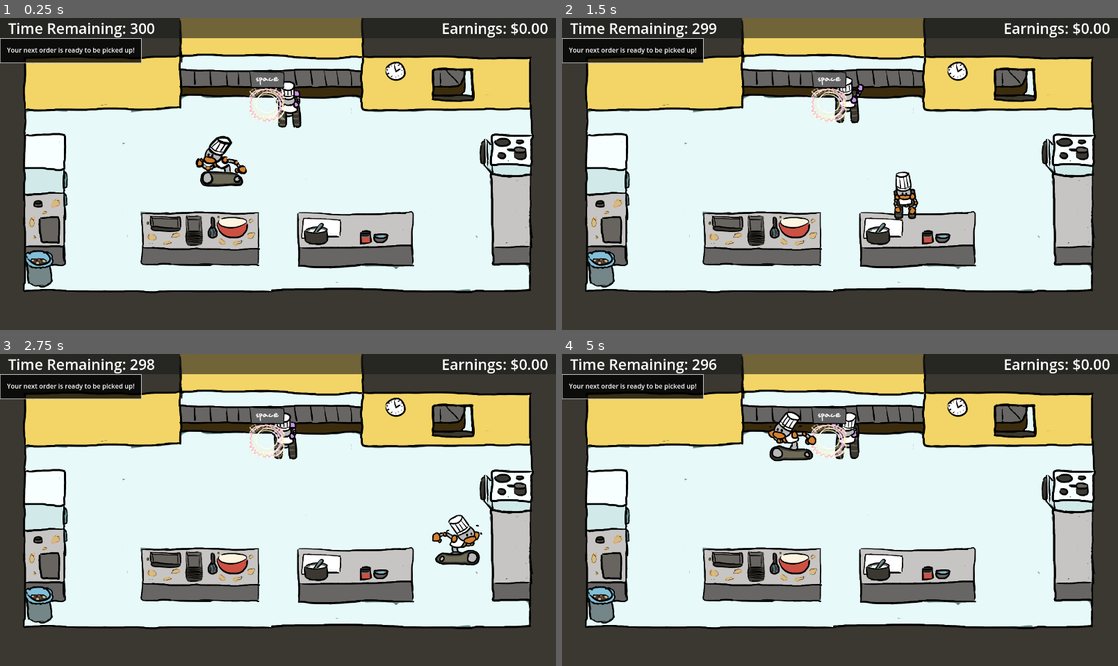
Above: before the commit, frames 1-4 (two rows, left to right).
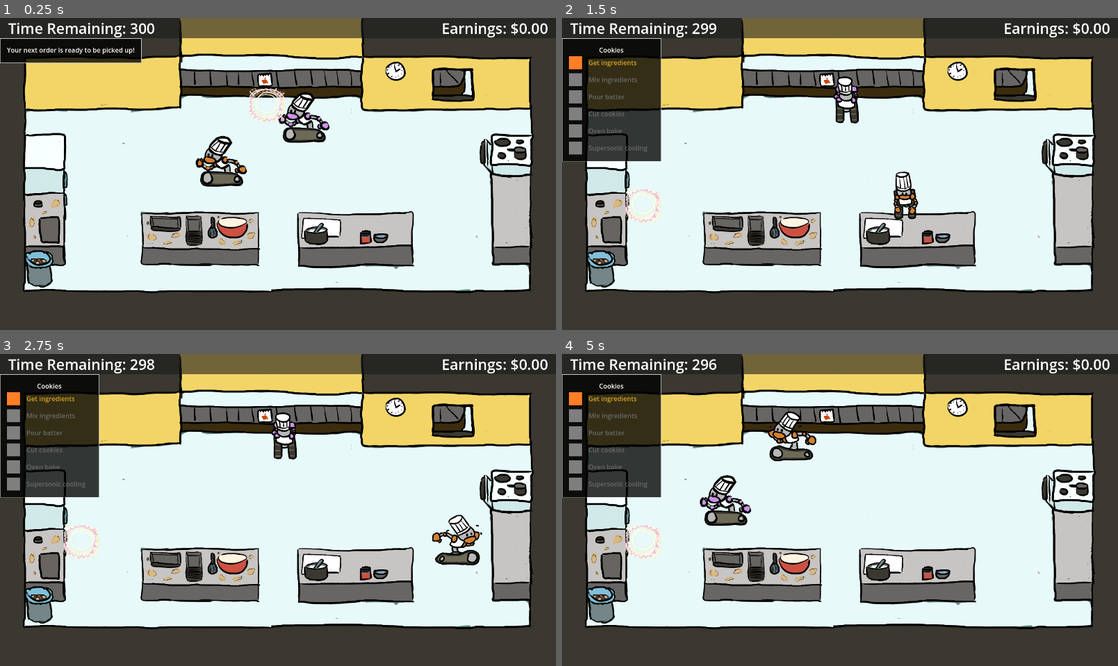
Above: after the commit, the same moments.

Repository: yanalex981/Tasty-Treads
Game: Godot game, scene res://Scenes/game.tscn
The game is run twice, just before and just after one commit, with the same random seed, the same clock (stepped at 60 frames per second) and the same inputs. The engine's default icon, where the game draws it, is replaced by a stand-in: a white triangle on a blue panel in a dark square.
Inputs:
- Up to frame 1 (0.25 s): no input
- Up to frame 2 (1.5 s): hold D (right) 0.53-1.28 s; tap Space (interact) at 0.6, 1.35 s; hold S (down) from 1.28 s (still down)
- Up to frame 3 (2.75 s): release S (down) at 2.03 s; hold D (right) from 2.03 s (still down); tap Space (interact) at 2.1 s
- Up to frame 4 (5 s): release D (right) at 2.78 s; hold W (up) 2.78-3.53 s; tap Space (interact) at 2.85, 3.6, 4.35 s; hold A (left) from 3.53 s (still down)

The runs differ from the first frame. In frame 1, 1.2% of the frame differs, in the area x 44-60%, y 17-41%; in frame 2, 7.2%; in frame 3, 7.1%; in frame 4, 8.1%, in the area x 0-54%, y 6-67%.
Error before the commit: Invalid access to property or key 'next_order' on a base object of type 'Node (OrderSpawner)'. (res://Scripts/Kitchen.gd:31)

Commit message:
added pauses and a speed setting for droids

Diff:
--- a/Scenes/Components/Agent.tscn
+++ b/Scenes/Components/Agent.tscn
@@ -241,11 +241,13 @@
 motion_mode = 1
 
 [node name="boundaries" type="CollisionShape2D" parent="."]
+visible = false
 position = Vector2(0, -20)
 rotation = 1.5708
 shape = SubResource("CapsuleShape2D_ianli")
 
 [node name="reachable_zone" type="Area2D" parent="."]
+visible = false
 position = Vector2(0, -60)
 collision_layer = 4
 collision_mask = 4
--- a/Scenes/kitchen.tscn
+++ b/Scenes/kitchen.tscn
@@ -265,9 +265,11 @@
 motion_mode = 0
 
 [node name="floor_space" type="NavigationRegion2D" parent="kitchen"]
+visible = false
 navigation_polygon = SubResource("NavigationPolygon_1ooa3")
 
 [node name="floor_space2" type="NavigationRegion2D" parent="kitchen"]
+visible = false
 navigation_polygon = SubResource("NavigationPolygon_tc0wt")
 
 [node name="microgames" type="CanvasLayer" parent="."]
--- a/Scripts/Droid.gd
+++ b/Scripts/Droid.gd
@@ -3,6 +3,9 @@
 
 @export var order_tracker : OrderTracker
 @export var order_spawner : OrderSpawner
+@export var speed : float = 300
+
+var rng : RandomNumberGenerator = RandomNumberGenerator.new()
 
 @onready var nav_agent : NavigationAgent2D = $nav_agent
 @onready var target_position : Area2D:
@@ -17,24 +20,21 @@
 	if nav_agent.is_target_reachable():
 		var next_location = nav_agent.get_next_path_position()
 		var direction = global_position.direction_to(next_location)
-		self.velocity = direction.normalized() * 500
+		self.velocity = direction.normalized() * speed
 
 		$tree.direction = direction
 
 		move_and_slide()
 
-func _on_reachable_area_entered(area):
-	if area != target_position:
-		return
-
 func _on_nav_agent_target_reached():
 	if order_tracker.current_order == null:
 		order_tracker.current_order = order_spawner.spawn_order()
 
-#	await get_tree().create_timer(2.0).timeout
+	nav_agent.target_position = Vector2.ZERO
+
+	await get_tree().create_timer(rng.randf_range(3, 5)).timeout
 	if order_tracker.progress >= order_tracker.current_order.recipe_steps.size():
 		order_tracker.complete_order()
-#		order_tracker.current_order = order_spawner.spawn_order()
 
 	order_tracker.next_step()
 	target_position = order_tracker.next_location()
--- a/Scripts/Kitchen.gd
+++ b/Scripts/Kitchen.gd
@@ -28,7 +28,7 @@
 	time_label.text = "Time Remaining: %s" % seconds_remaining
 
 func _on_order_source_invoked():
-	player_order_tracker.current_order = order_spawner.next_order
+	player_order_tracker.current_order = order_spawner.spawn_order()
 
 func _on_destination_highlight_invoked():
 	player_order_tracker.complete_order()
